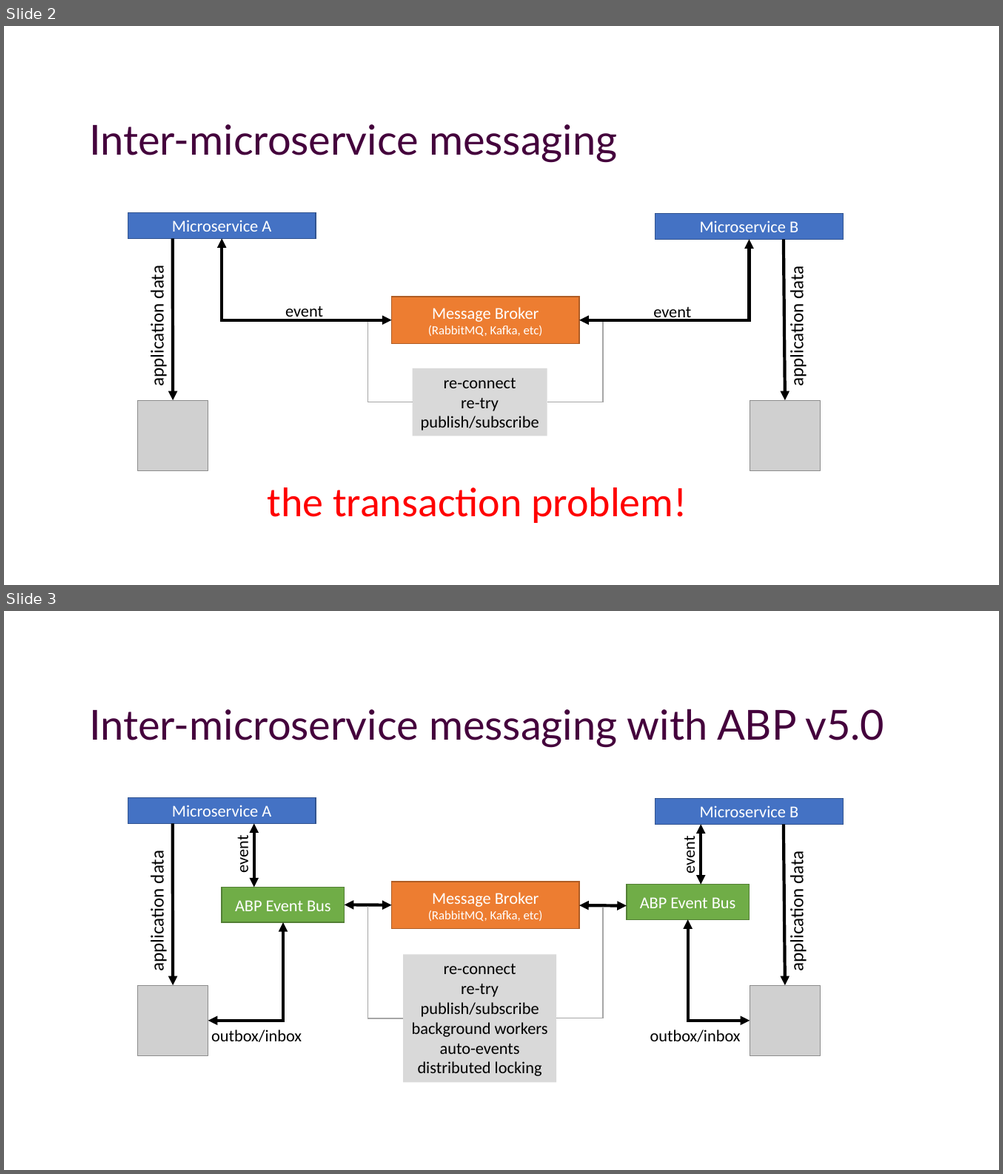
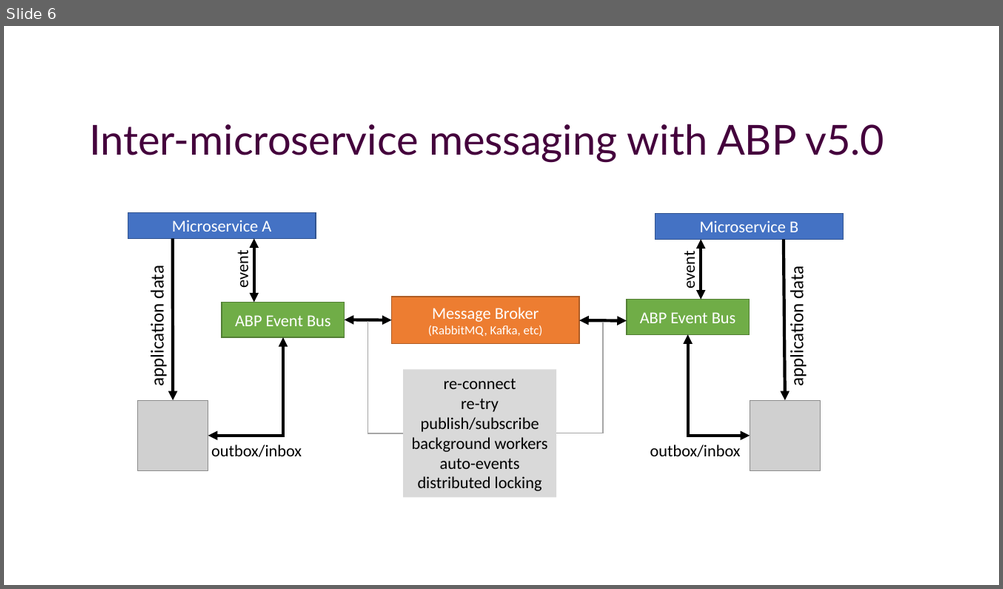
Before and after one commit to hikalkan/presentations, a slide deck: 2021-12-16 ABP Community Talks/Abp-Framework-Inbox-Outbox.pptx. Shown one above the other, each under a label of ours: slides 2 and 3 before the commit, slide 6 after it. The pictures are 1003x1174 and 1003x589 pixels, drawn with LibreOffice and Linux fonts; fonts in the diff are those of the drawing; grey boxes stand for pictures; background and template pictures are left out. Boxes give left, top, right and bottom in pixels: in the first picture for what was removed or moved away, otherwise in the second. Text is boxed around its words. In the diff, an @@ line names an element or a change of style, - is before the commit and + after.

```diff
--- a/2021-12-16 ABP Community Talks/Abp-Framework-Inbox-Outbox.pptx
+++ b/2021-12-16 ABP Community Talks/Abp-Framework-Inbox-Outbox.pptx
@@ slide 2 removed at bbox=[4, 26, 999, 585], background picture (left out) @@
@@ title removed at bbox=[89, 124, 617, 162] @@
-Inter-microservice messaging
@@ rectangle removed at bbox=[128, 212, 316, 238] @@
-Microservice A
@@ rectangle removed at bbox=[655, 213, 843, 239] @@
-Microservice B
@@ arrow removed from (173, 238) to (173, 400) @@
@@ elbow double arrow removed from (222, 238) to (391, 321) @@
@@ elbow double arrow removed from (748, 239) to (579, 321) @@
@@ arrow removed from (784, 239) to (785, 400) @@
@@ text removed at bbox=[146, 269, 169, 385] @@
-application data
@@ text removed at bbox=[785, 269, 808, 385] @@
-application data
@@ text removed at bbox=[285, 306, 323, 321] @@
-event
@@ rectangle removed at bbox=[391, 297, 579, 344] @@
-Message Broker
-(RabbitMQ, Kafka, etc)
@@ text removed at bbox=[653, 307, 691, 322] @@
-event
@@ elbow line removed from (368, 321) to (412, 403) @@
@@ elbow line removed from (603, 321) to (547, 403) @@
@@ rectangle removed at bbox=[412, 369, 547, 437] @@
-re-connect
-re-try
-publish/subscribe
@@ picture removed at bbox=[137, 400, 208, 471] @@
@@ picture removed at bbox=[749, 400, 819, 471] @@
@@ text removed at bbox=[267, 488, 686, 523] @@
-the transaction problem!
@@ what was slide 3 is now slide 6 @@
```
Also in this commit, not shown: 1 slide changed, 4 slides added, 1 other slide removed.
